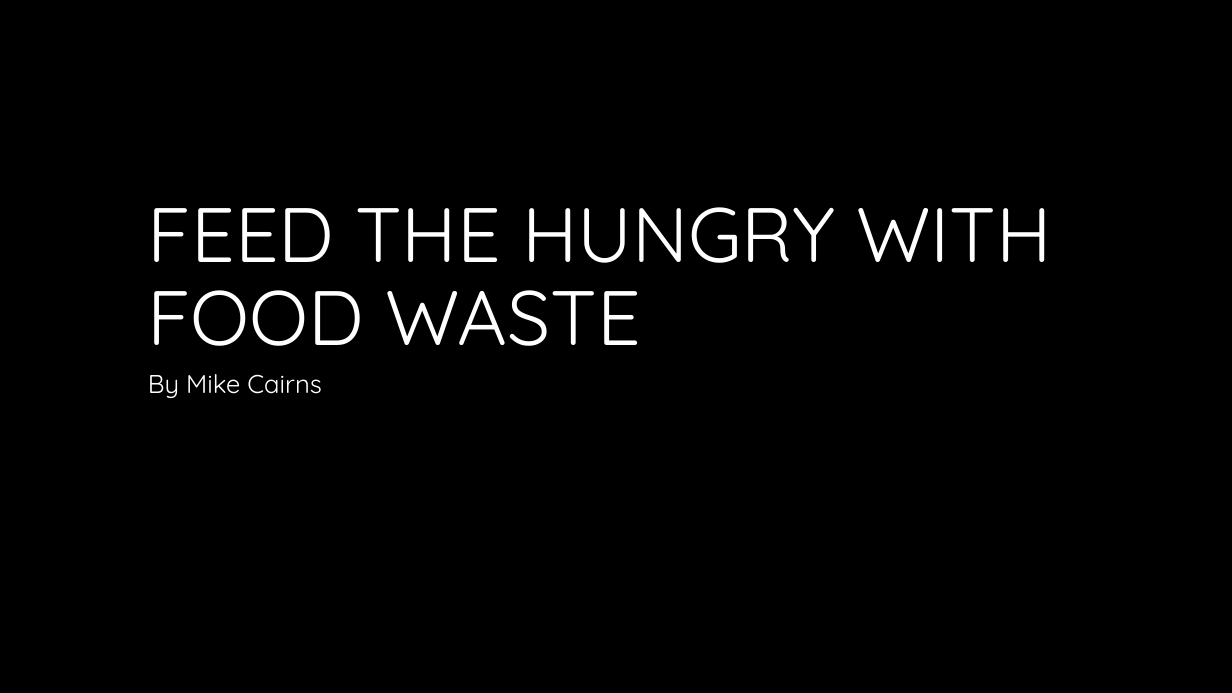
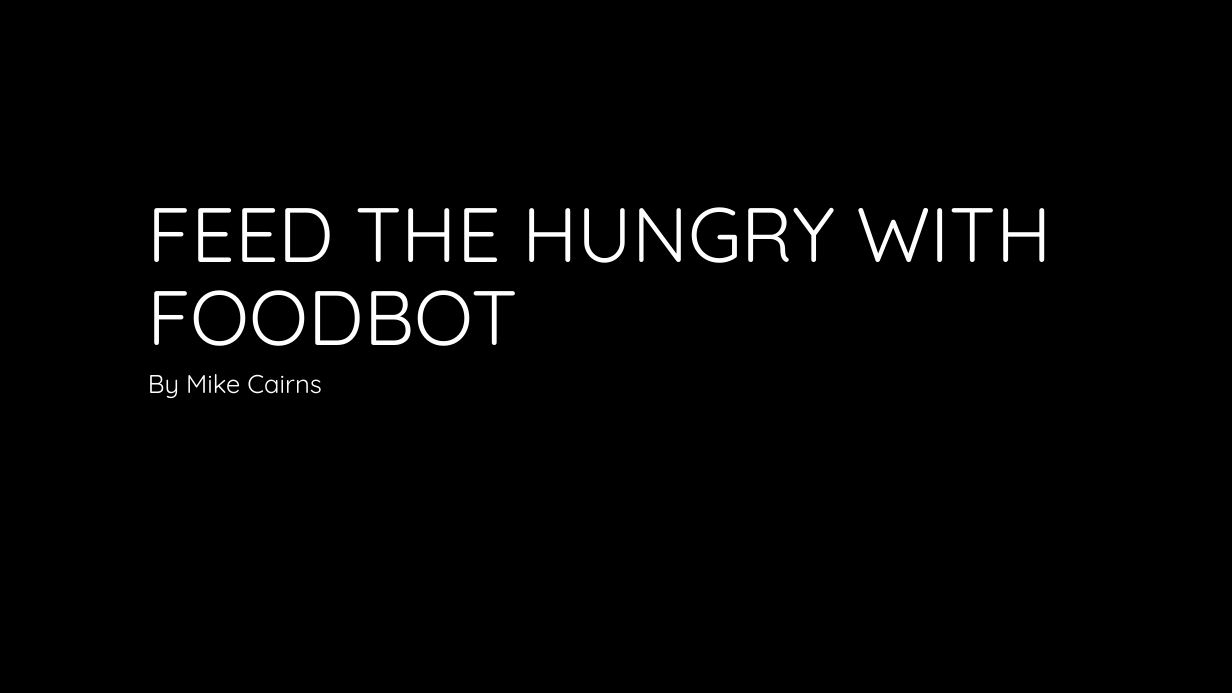
Before and after one commit to mikecairns1/tadhack2020-phoenix-mini, a slide deck: slide 1 of TadHack2020-Phoenix.pptx. Drawn at 1232x693 pixels with LibreOffice and Linux fonts; fonts in the diff are those of the drawing; background and template pictures are left out. Boxes give left, top, right and bottom in pixels: in the first picture for what was removed or moved away, otherwise in the second. Text is boxed around its words. In the diff, an @@ line names an element or a change of style, - is before the commit and + after.

```diff
--- a/TadHack2020-Phoenix.pptx
+++ b/TadHack2020-Phoenix.pptx
@@ title at box(148, 207, 1052, 346): text changed @@
-FEED THE HUNGRY WITH FOOD WASTE
+FEED THE HUNGRY WITH FOODBOT
```
Also in this commit, not shown: 3 other slides changed, 2 slides added, 2 slides removed, 1 other file.
